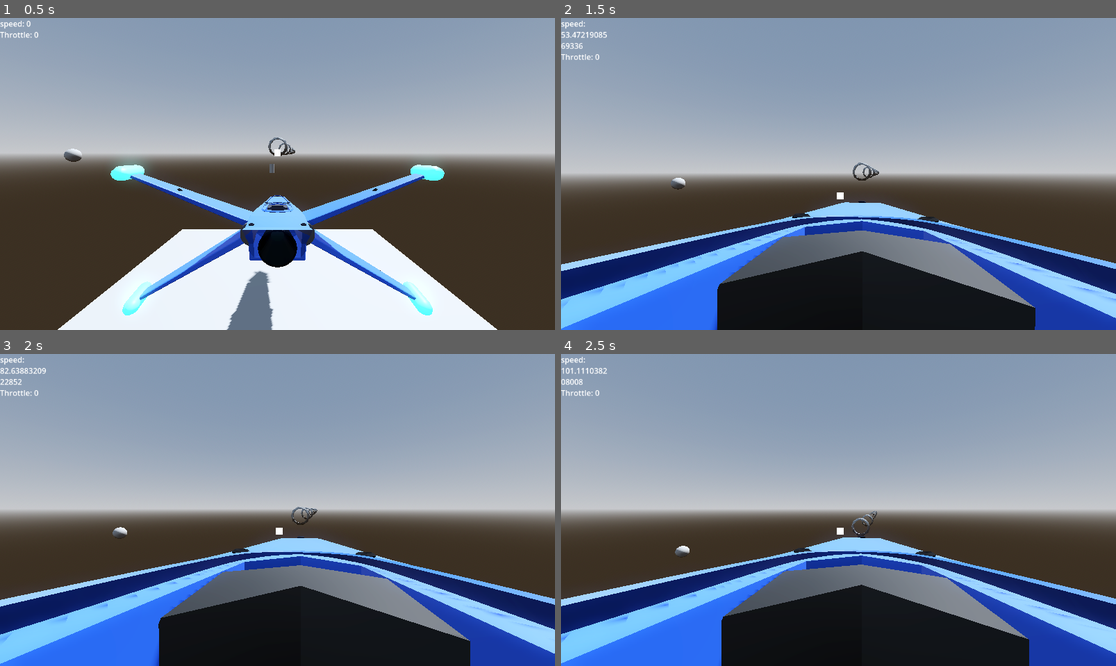
Above: before the commit, frames 1-4 (two rows, left to right).
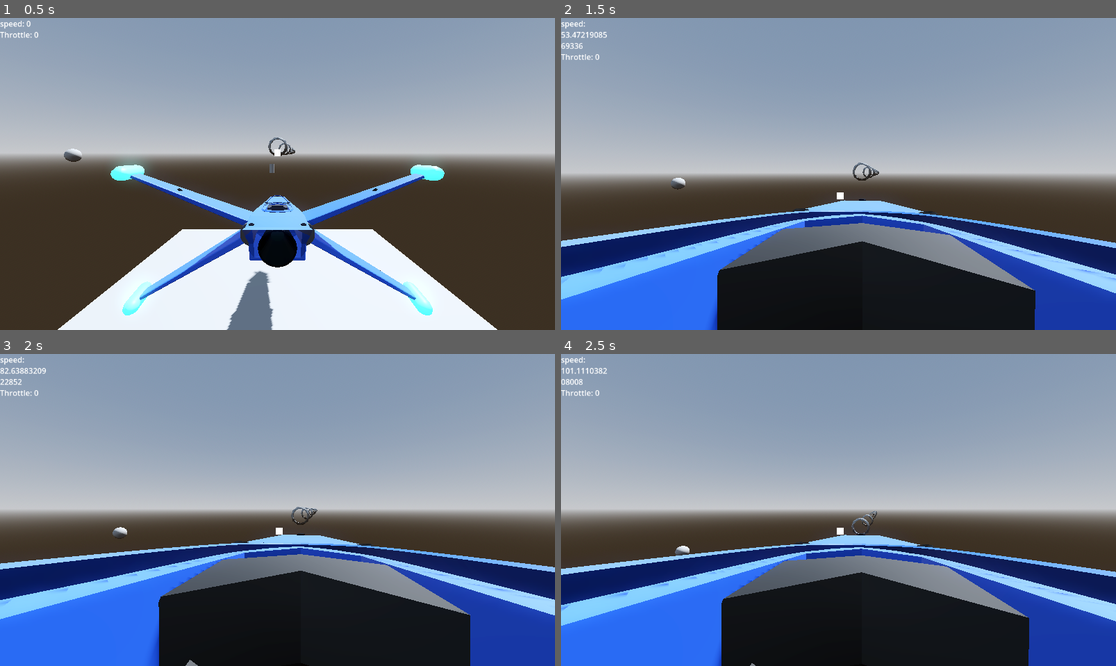
Above: after the commit, the same moments.

Repository: ZoeTheFox/oddity
Game: Godot game, scene res://Scenes/Main Scene/Main.tscn
The game is run twice, just before and just after one commit, with the same random seed, the same clock (stepped at 60 frames per second) and the same inputs.
Inputs (mouse positions are in pixels of both pictures, inside the frame that each line leads up to):
- Up to frame 1 (0.5 s): no input
- Up to frame 2 (1.5 s): tap Enter at 0.5 s; move the mouse to (866, 174) at 0.52 s; hold Alt (camera-look-around) 0.53-1.28 s; hold Space (move-up) from 0.53 s (still down); move the mouse to (810, 174) at 1.27 s; tap K (camera-switch-view) at 1.35 s
- Up to frame 3 (2 s): keep holding Space (move-up)
- Up to frame 4 (2.5 s): keep holding Space (move-up); move the mouse to (849, 503) at 2.02 s; hold Alt (camera-look-around) from 2.03 s (still down)

Frame 1 is identical in both runs. In frame 2, 17% of the frame differs, in the area x 0-100%, y 46-100%; in frame 3, 20%, in the area x 0-100%, y 48-100%; in frame 4, 19%.

Commit message:
accelleration based off thingy

Diff:
--- a/Oddity/Scenes/Spaceship/Scripts/CameraScripts/CameraShake.gd
+++ b/Oddity/Scenes/Spaceship/Scripts/CameraScripts/CameraShake.gd
@@ -2,16 +2,30 @@
 
 var acceleration : Vector3
 var speed : float
+var defaultPosition : Vector3
 
 # Called when the node enters the scene tree for the first time.
 func _ready():
-	pass # Replace with function body.
+	defaultPosition = position
 
 
 # Called every frame. 'delta' is the elapsed time since the previous frame.
 func _process(delta):
 	fov = adjustFOVBasedOnSpeed(speed)
+	adjustCameraBasedOnAcceleration()
+	print(acceleration)
 
+func adjustCameraBasedOnAcceleration():
+	var currentPosition = position
+
+	position = currentPosition + acceleration
+
+	# Define a threshold for the acceleration values to consider as "close to 0"
+	var accelerationThreshold = 0.0001  # Adjust this threshold as needed
+
+	if acceleration.length() < accelerationThreshold:
+		# If acceleration is close to 0, reset the position to the default position
+		position = position.lerp(defaultPosition, get_process_delta_time() * 2.0)
 
 func adjustFOVBasedOnSpeed(speed: float) -> float:
 	# Define the reasonable FOV range
@@ -30,9 +44,22 @@
 
 	return fov
 
+func logarithmicTransform(vector):
+	# Logarithmic scaling factor to adjust the intensity of the transformation
+	var logFactor = 0.001
+	var maxMovement = 0.0015
+
+	var transformedVector = Vector3()
+
+	# Apply the logarithmic transformation to each component of the vector
+	transformedVector.x = clamp(log(1 + abs(vector.x)) * sign(vector.x) * logFactor, -maxMovement, maxMovement)
+	transformedVector.y = clamp(log(1 + abs(vector.y)) * sign(vector.y) * logFactor, -maxMovement, maxMovement)
+	transformedVector.z = clamp(log(1 + abs(vector.z)) * sign(vector.z) * logFactor, -maxMovement, maxMovement)
+
+	return -transformedVector
 
 func _on_fighter_gen_7_accelleration_signal(accelaration):
-	self.acceleration = accelaration
+	self.acceleration = logarithmicTransform(accelaration)
 
 
 func _on_fighter_gen_7_speed_signal(speed):
